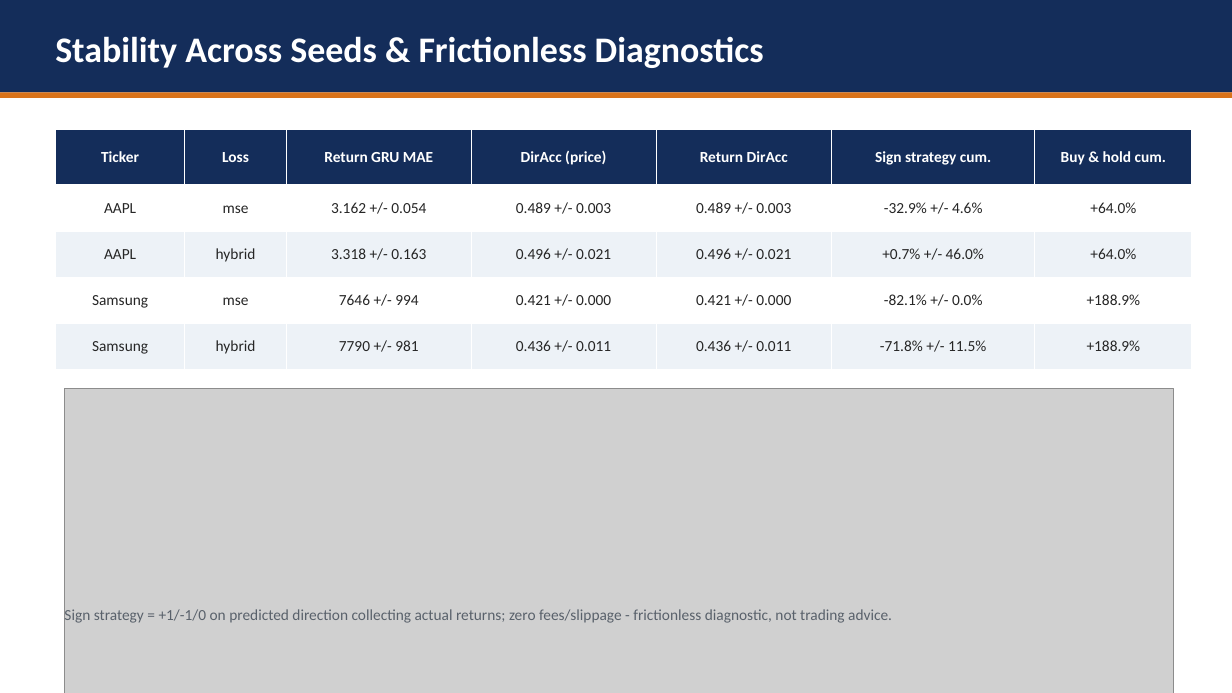
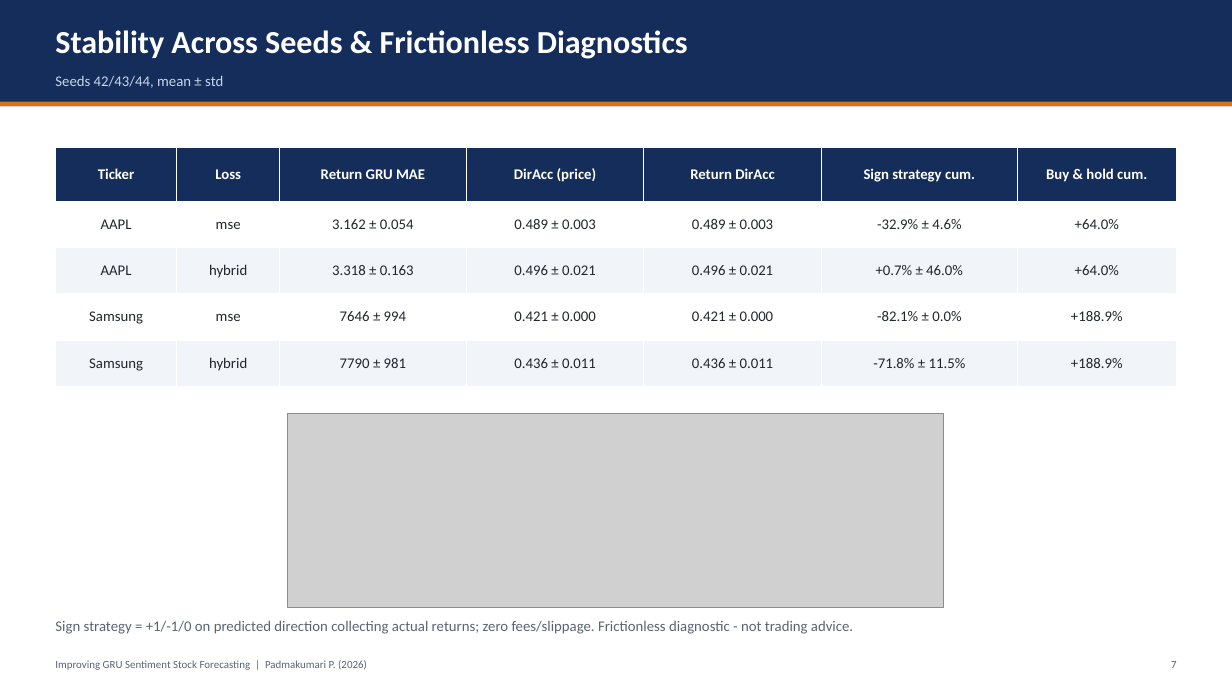
Before and after one commit to hudaifahwins/improving-gru-sentiment-stock-forecasting-padmakumari-maam, a slide deck: slide 8 of PROJECT_PRESENTATION.pptx. Drawn at 1232x693 pixels with LibreOffice and Linux fonts; fonts in the diff are those of the drawing; grey boxes stand for pictures. Boxes give left, top, right and bottom in pixels: in the first picture for what was removed or moved away, otherwise in the second. Text is boxed around its words. In the diff, an @@ line names an element or a change of style, - is before the commit and + after.

Commit message:
design: rebuild presentation with consistent grid, no overlapping shapes

```diff
--- a/PROJECT_PRESENTATION.pptx
+++ b/PROJECT_PRESENTATION.pptx
@@ rectangle: place and size @@
-rectangle at (0,0,1232,92)
+rectangle at (0,0,1232,106)
@@ text "Stability Across Seeds & Frictionless ..." at (55,30,688,59): size 28 to 25 pt; more space between paragraphs @@
@@ text added at (55,75,223,88), 11.5 pt, text #C9D6E8 @@
+Seeds 42/43/44, mean ± std
@@ rectangle: place and size @@
-rectangle at (0,92,1232,98)
+rectangle at (0,102,1232,106)
@@ table at (55,148,1176,386) @@
-row 2: AAPL | mse | 3.162 +/- 0.054 | 0.489 +/- 0.003 | 0.489 +/- 0.003 | -32.9% +/- 4.6% | +64.0%
+row 2: AAPL | mse | 3.162 ± 0.054 | 0.489 ± 0.003 | 0.489 ± 0.003 | -32.9% ± 4.6% | +64.0%
-row 3: AAPL | hybrid | 3.318 +/- 0.163 | 0.496 +/- 0.021 | 0.496 +/- 0.021 | +0.7% +/- 46.0% | +64.0%
+row 3: AAPL | hybrid | 3.318 ± 0.163 | 0.496 ± 0.021 | 0.496 ± 0.021 | +0.7% ± 46.0% | +64.0%
-row 4: Samsung | mse | 7646 +/- 994 | 0.421 +/- 0.000 | 0.421 +/- 0.000 | -82.1% +/- 0.0% | +188.9%
+row 4: Samsung | mse | 7646 ± 994 | 0.421 ± 0.000 | 0.421 ± 0.000 | -82.1% ± 0.0% | +188.9%
-row 5: Samsung | hybrid | 7790 +/- 981 | 0.436 +/- 0.011 | 0.436 +/- 0.011 | -71.8% +/- 11.5% | +188.9%
+row 5: Samsung | hybrid | 7790 ± 981 | 0.436 ± 0.011 | 0.436 ± 0.011 | -71.8% ± 11.5% | +188.9%
@@ fill #EDF2F7 to #F1F4F9 in 14 cells @@
@@ size 12 to 11.5 pt in "Ticker", "Loss", "Return GRU MAE", "DirAcc (price)" and 15 more places @@
@@ text colour #262626 to #21262E in "AAPL", "mse", "+64.0%", "AAPL" and 8 more places @@
@@ table: place and size @@
-table at (55,129,1192,370)
+table at (55,148,1176,386)
@@ picture: place and size @@
-picture at (65,388,1174,693)
+picture at (287,414,944,608)
@@ text at (55,620,853,634): text changed; size 12 to 11.5 pt; text colour #59616B to #5A6472 @@
-Sign strategy = +1/-1/0 on predicted direction collecting actual returns; zero fees/slippage - frictionless diagnostic, not trading advice.
+Sign strategy = +1/-1/0 on predicted direction collecting actual returns; zero fees/slippage. Frictionless diagnostic - not trading advice.
@@ text added at (55,660,367,670), 8.5 pt, text #5A6472 @@
+Improving GRU Sentiment Stock Forecasting | Padmakumari P. (2026)
@@ text added at (1171,661,1177,668), 8.5 pt, text #5A6472 @@
+7
```
Also in this commit, not shown: 11 other slides changed.
